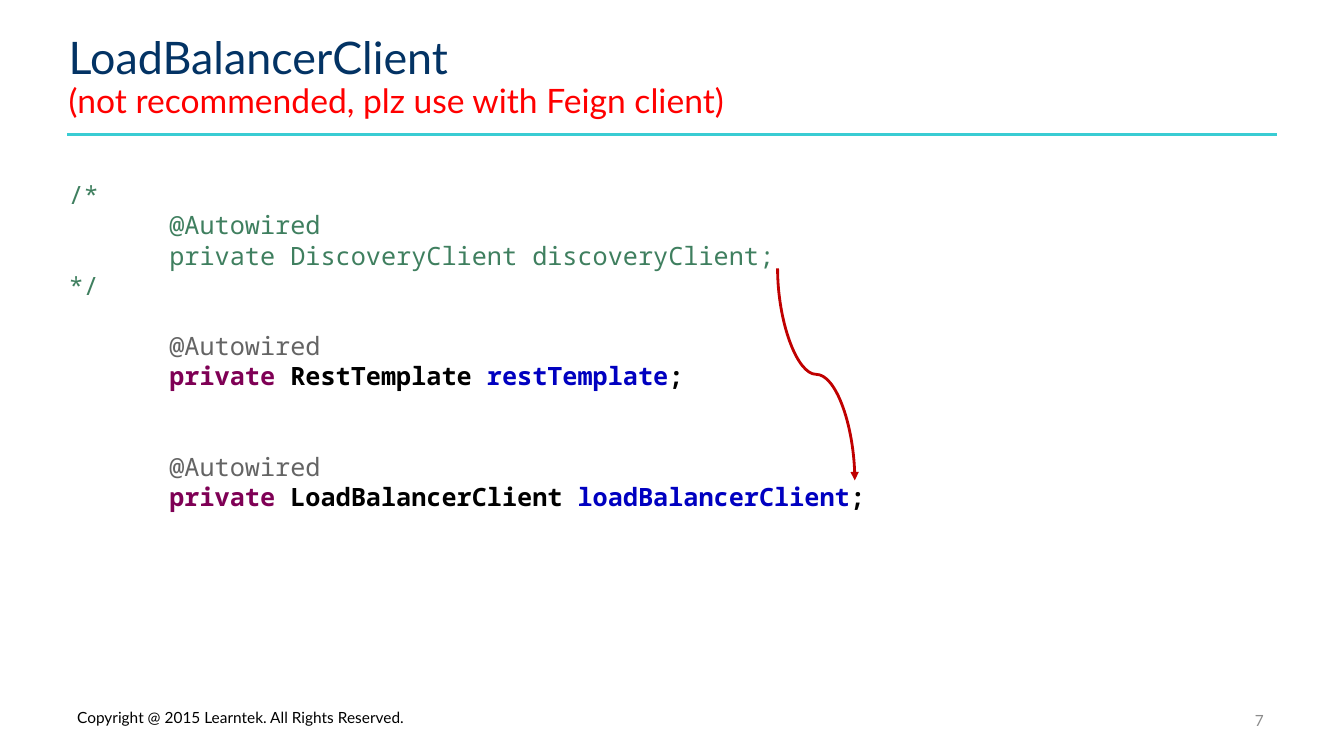
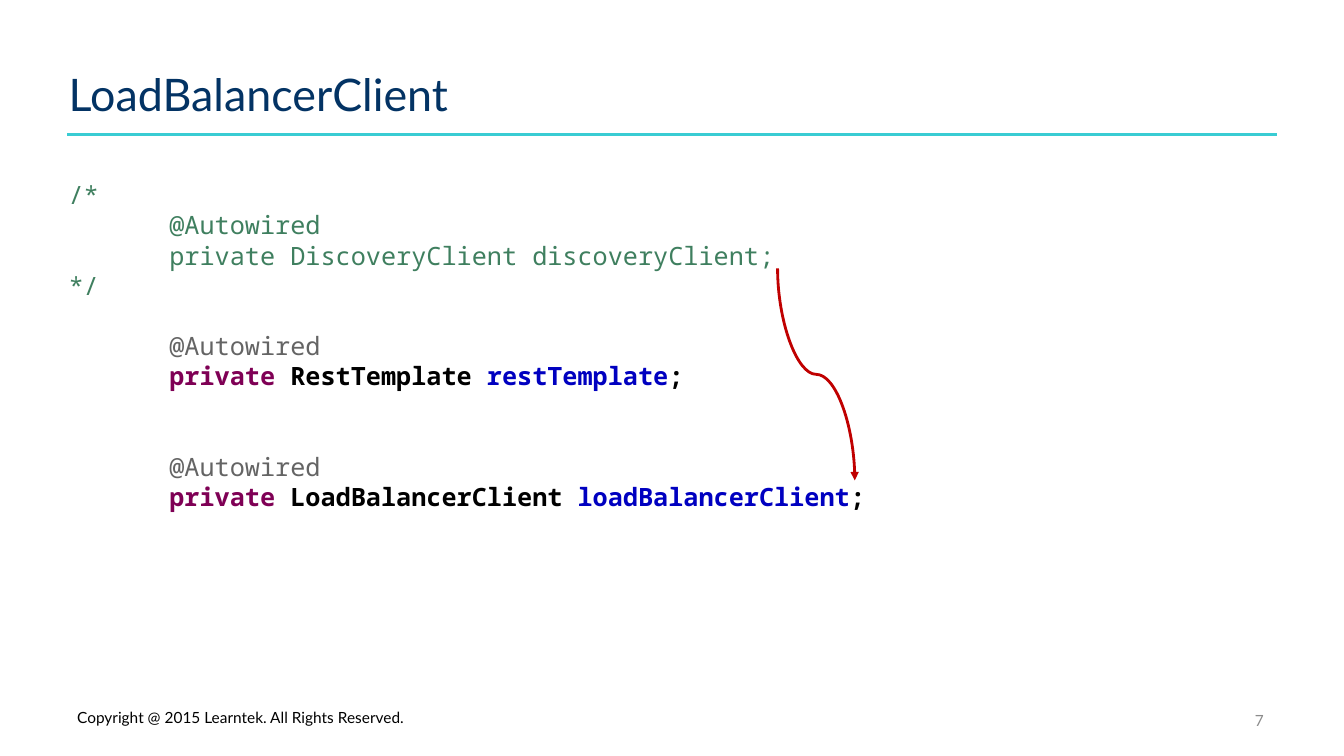
Before and after one commit to santoshkar/Microservice, a slide deck: slide 7 of Presentations/Part-7-Spring Cloud Ribbon.pptx. Drawn at 1344x756 pixels with LibreOffice and Linux fonts; fonts in the diff are those of the drawing; background and template pictures are left out. Boxes give left, top, right and bottom in pixels: in the first picture for what was removed or moved away, otherwise in the second. Text is boxed around its words. In the diff, an @@ line names an element or a change of style, - is before the commit and + after.

Commit message:
Feign client updates

```diff
--- a/Presentations/Part-7-Spring Cloud Ribbon.pptx
+++ b/Presentations/Part-7-Spring Cloud Ribbon.pptx
@@ title at [69,78,448,112]: text changed; size 24 to 32 pt; text colour #FF0000 to #033364 @@
-LoadBalancerClient
-(not recommended, plz use with Feign client)
+LoadBalancerClient
```
Also in this commit, not shown: 3 other slides changed, 18 other files.
